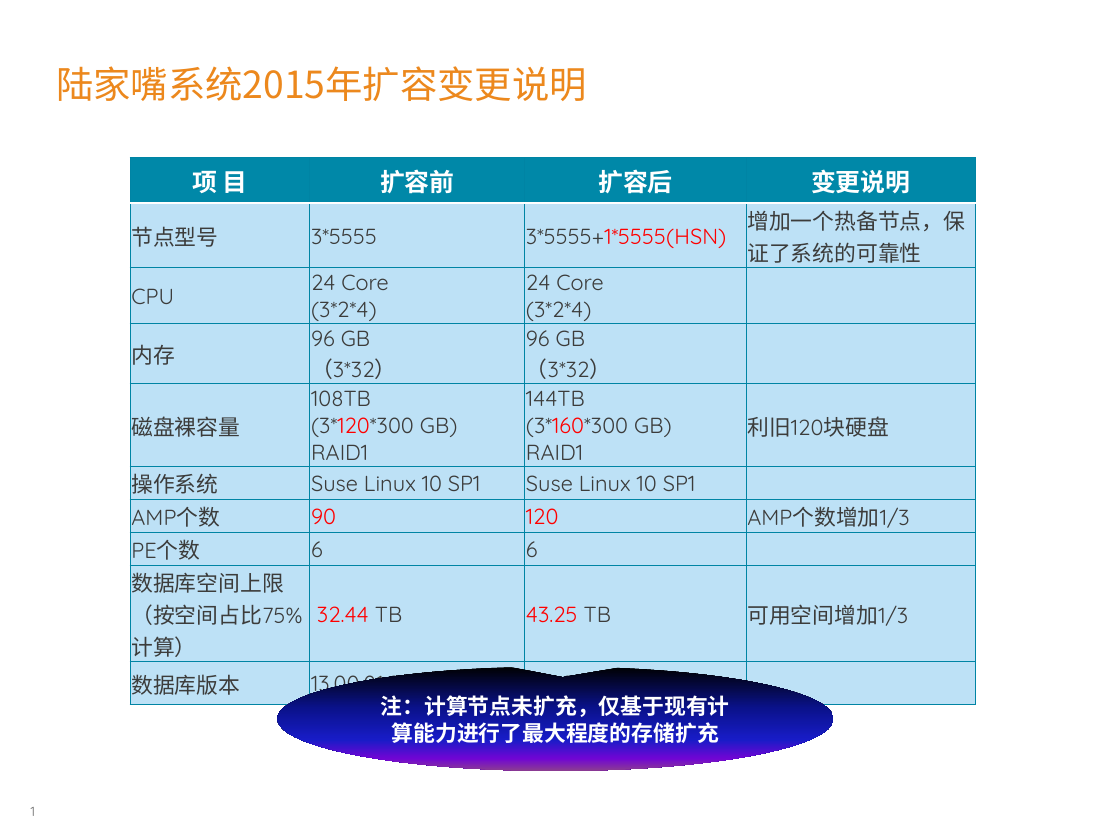
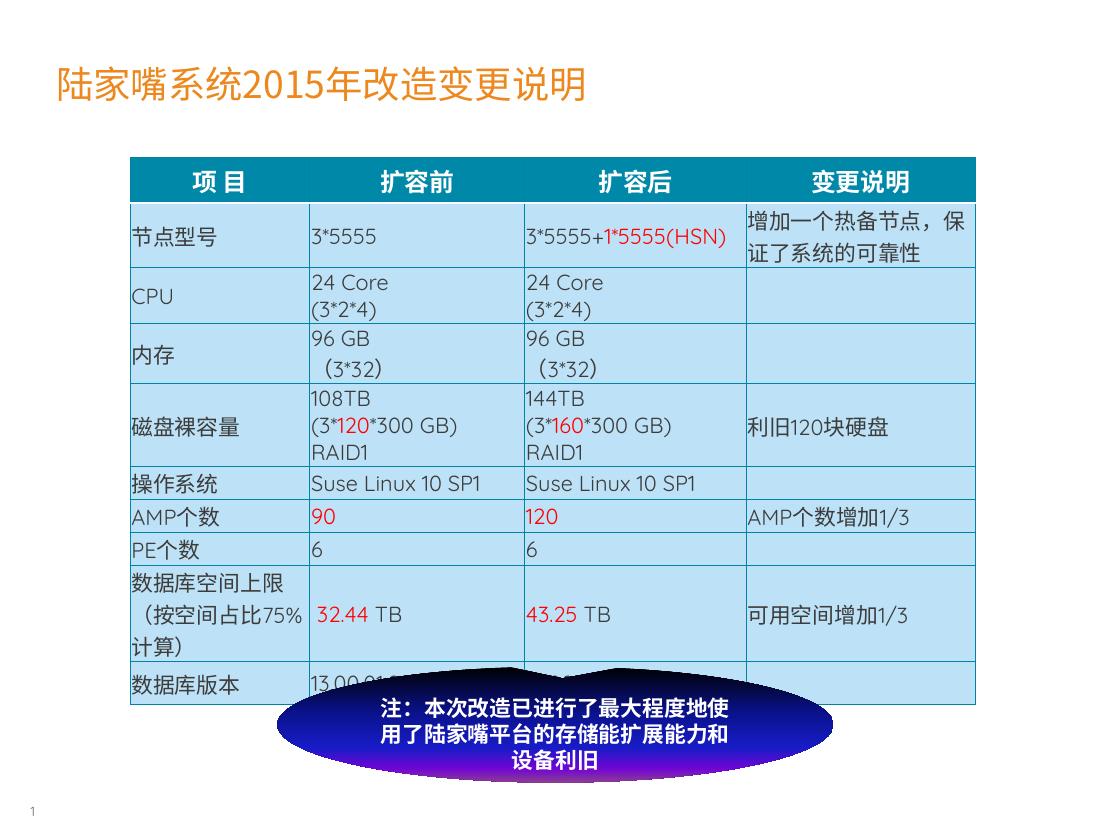
Before and after one commit to yaoran2000/MyTeradata, a slide deck: slide 1 of customers/上交所/陆家嘴系统2015年扩容补充说明.pptx. Drawn at 1120x840 pixels with LibreOffice and Linux fonts; fonts in the diff are those of the drawing; background and template pictures are left out. Boxes give left, top, right and bottom in pixels: in the first picture for what was removed or moved away, otherwise in the second. Text is boxed around its words. In the diff, an @@ line names an element or a change of style, - is before the commit and + after.

```diff
--- a/customers/上交所/陆家嘴系统2015年扩容补充说明.pptx
+++ b/customers/上交所/陆家嘴系统2015年扩容补充说明.pptx
@@ title at box(56, 66, 587, 101): text changed @@
-陆家嘴系统2015年扩容变更说明
+陆家嘴系统2015年改造变更说明
@@ speech bubble "注：本次改造已进行了最大程度地使用了陆家嘴平台的存储能扩展能力和设备利旧": place and size @@
-speech bubble "注：本次改造已进行了最大程度地使用了陆家嘴平台的存储能扩展能力和设备利旧" at box(278, 666, 834, 771)
+speech bubble "注：本次改造已进行了最大程度地使用了陆家嘴平台的存储能扩展能力和设备利旧" at box(278, 666, 834, 783)
@@ text in speech bubble at box(381, 694, 730, 770): text changed @@
-注：计算节点未扩充，仅基于现有计算能力进行了最大程度的存储扩充
+注：本次改造已进行了最大程度地使用了陆家嘴平台的存储能扩展能力和设备利旧
```
Also in this commit, not shown: 2 other slides changed, 18 other files.
